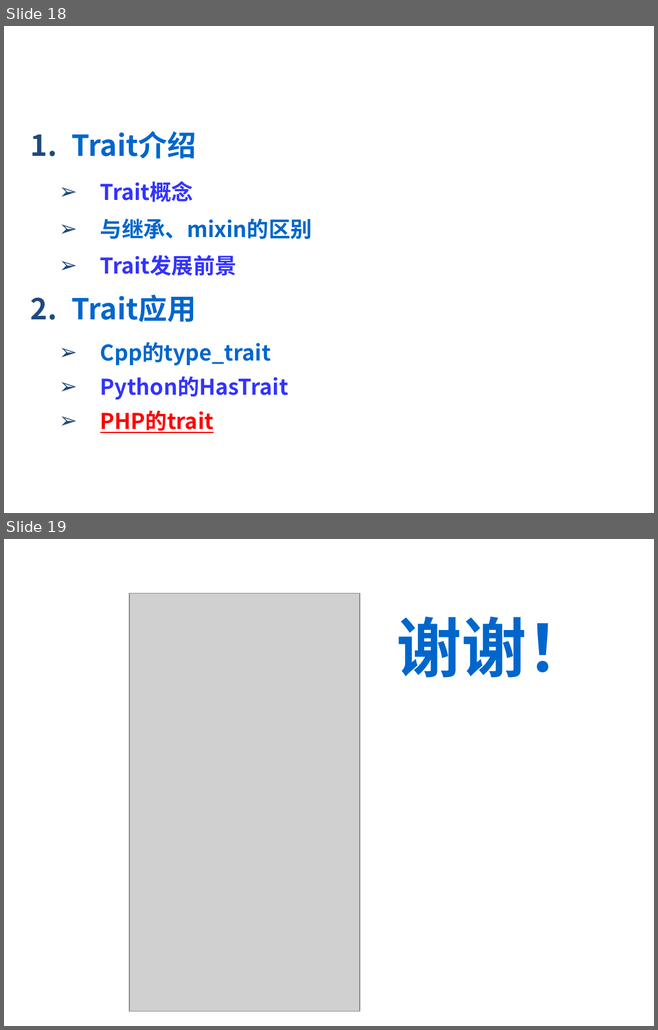
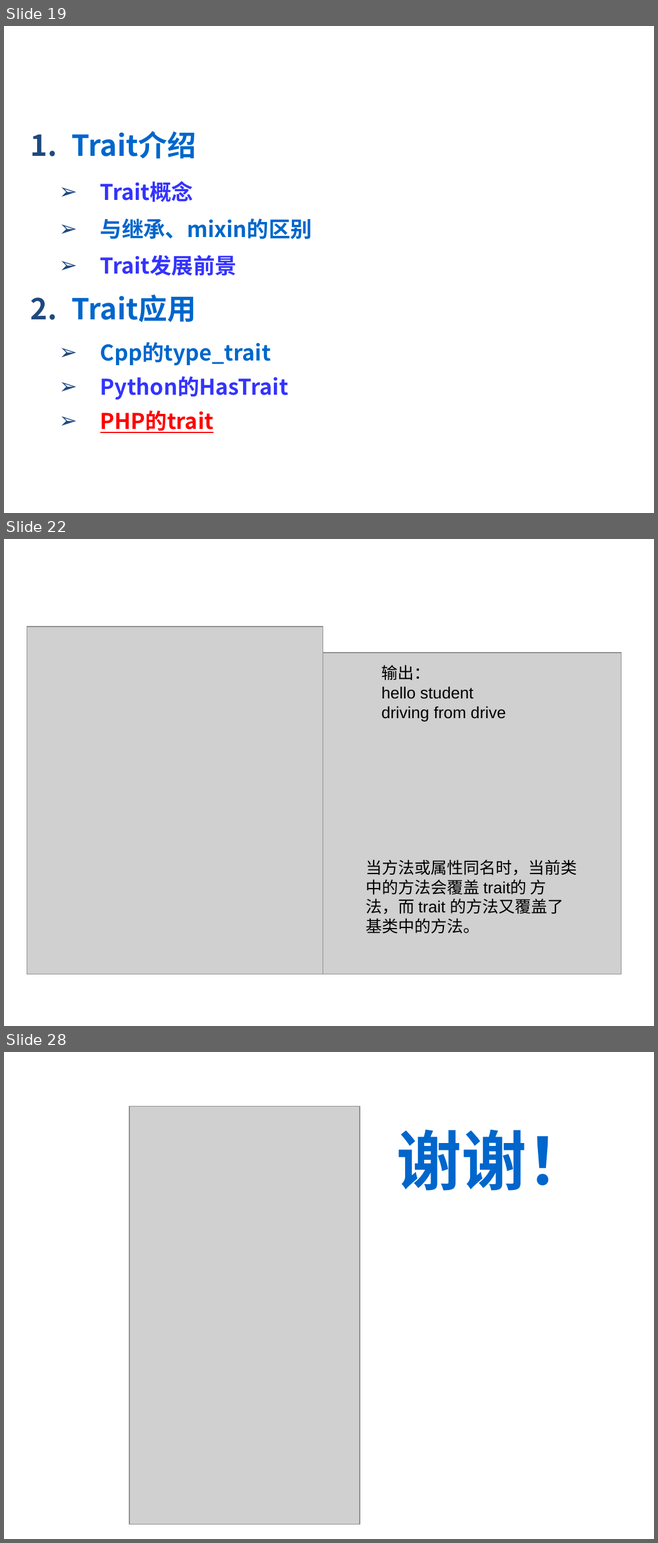
Before and after one commit to 2017-CompilerH-a3/Teamwork-Traits, a slide deck: trait.ppt. Shown one above the other, each under a label of ours: slides 18 and 19 before the commit, slides 19, 22 and 28 after it; the slides between them are not shown. The pictures are 658x1030 and 658x1543 pixels, drawn with LibreOffice and Linux fonts; fonts in the diff are those of the drawing; grey boxes stand for pictures; background and template pictures are left out. Boxes give left, top, right and bottom in pixels: in the first picture for what was removed or moved away, otherwise in the second. Text is boxed around its words. In the diff, an @@ line names an element or a change of style, - is before the commit and + after.

```diff
--- a/trait.ppt
+++ b/trait.ppt
@@ slide 22 added at box(4, 539, 654, 1026), background picture (left out) @@
@@ text added at box(36, 559, 394, 599), 28 pt, text #FFFFFF, bold, italic @@
+PHP中的traits
@@ picture added at box(27, 627, 322, 974) @@
@@ picture added at box(36, 653, 621, 974) @@
@@ text added at box(381, 665, 506, 721), 18 pt, text #000000 @@
+输出：
+hello student
+driving from drive
@@ text added at box(366, 860, 577, 934), 18 pt, text #000000 @@
+当方法或属性同名时，当前类中的方法会覆盖 trait的 方法，而 trait 的方法又覆盖了基类中的方法。
@@ what was slide 18 is now slide 19 @@
@@ what was slide 19 is now slide 28 @@
```
Also in this commit, not shown: 8 slides changed, 8 other slides added.
